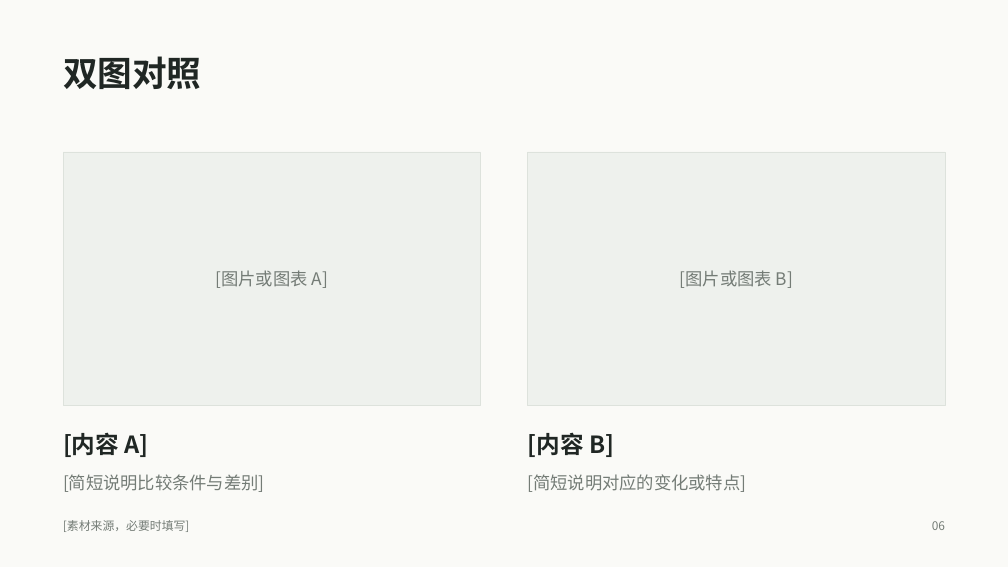
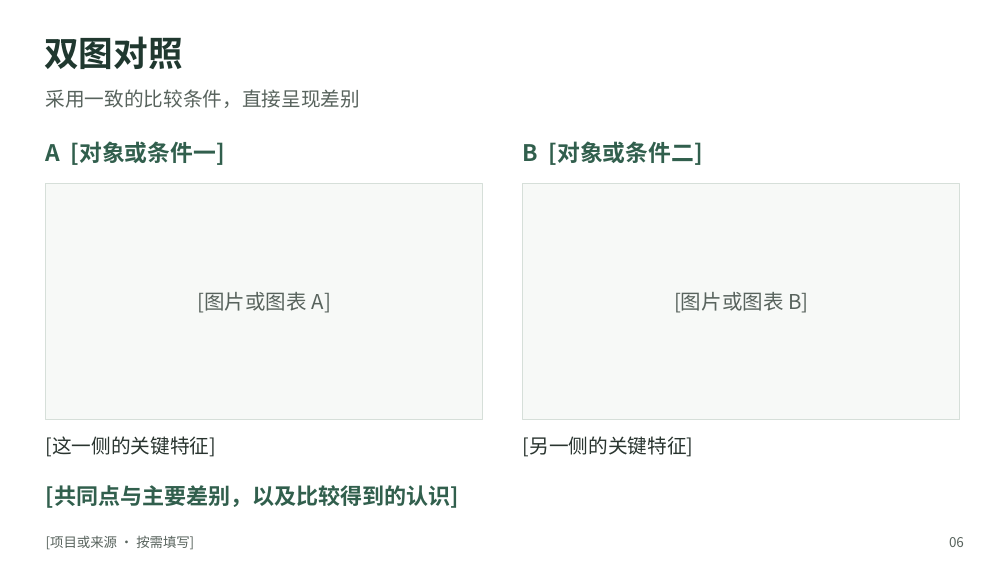
Before and after one commit to sky-awe/minimal-elegant-ppt-skill, a slide deck: slide 6 of skills/minimal-elegant-ppt/assets/template.pptx. Drawn at 1008x567 pixels with LibreOffice and Linux fonts; fonts in the diff are those of the drawing. Boxes give left, top, right and bottom in pixels: in the first picture for what was removed or moved away, otherwise in the second. Text is boxed around its words. In the diff, an @@ line names an element or a change of style, - is before the commit and + after.

```diff
--- a/skills/minimal-elegant-ppt/assets/template.pptx
+++ b/skills/minimal-elegant-ppt/assets/template.pptx
@@ background #FAFAF7 to #FFFFFF @@
@@ text "双图对照": place and size @@
-text "双图对照" at [63,56,202,89]
+text "双图对照" at [44,36,183,69]
@@ text "双图对照" at [44,36,183,69]: text colour #202724 to #20382F @@
@@ text added at [46,89,360,108], 18.8 pt, text #58635D @@
+采用一致的比较条件，直接呈现差别
@@ text at [46,141,225,165]: text changed; size 22.5 to 21.8 pt; text colour #202724 to #315F4D @@
-[内容 A]
+A [对象或条件一]
@@ text at [523,141,703,165]: text changed; size 22.5 to 21.8 pt; text colour #202724 to #315F4D @@
-[内容 B]
+B [对象或条件二]
@@ rectangle "[图片或图表 A]": place and size @@
-rectangle "[图片或图表 A]" at [63,152,480,405]
+rectangle "[图片或图表 A]" at [45,184,482,420]
@@ rectangle "[图片或图表 A]" at [45,184,482,420]: size 16.5 to 19.5 pt, text colour #747C76 to #58635D; fill #EEF1ED to #F7F9F7; outline #DDE2DC 0.75 pt to #D6DFD9 0.75 pt @@
@@ rectangle "[图片或图表 B]" at [523,184,960,420]: size 16.5 to 19.5 pt, text colour #747C76 to #58635D; fill #EEF1ED to #F7F9F7; outline #DDE2DC 0.75 pt to #D6DFD9 0.75 pt @@
@@ rectangle "[图片或图表 B]": place and size @@
-rectangle "[图片或图表 B]" at [528,152,945,405]
+rectangle "[图片或图表 B]" at [523,184,960,420]
@@ text at [46,436,217,457]: text changed; size 16.5 to 18.8 pt; text colour #747C76 to #29342F @@
-[简短说明比较条件与差别]
+[这一侧的关键特征]
@@ text at [523,436,694,457]: text changed; size 16.5 to 18.8 pt; text colour #747C76 to #29342F @@
-[简短说明对应的变化或特点]
+[另一侧的关键特征]
@@ text added at [46,485,460,508], 21 pt, text #315F4D, bold @@
+[共同点与主要差别，以及比较得到的认识]
@@ text at [46,536,194,550]: text changed; size 11.2 to 12.8 pt; text colour #747C76 to #58635D @@
-[素材来源，必要时填写]
+[项目或来源 · 按需填写]
@@ text "06": place and size @@
-text "06" at [932,521,945,530]
+text "06" at [949,537,964,547]
@@ text "06" at [949,537,964,547]: size 11.2 to 12.8 pt, text colour #747C76 to #58635D @@
```
Also in this commit, not shown: 6 other slides changed, 5 slides added, 5 slides removed, 5 other files.
